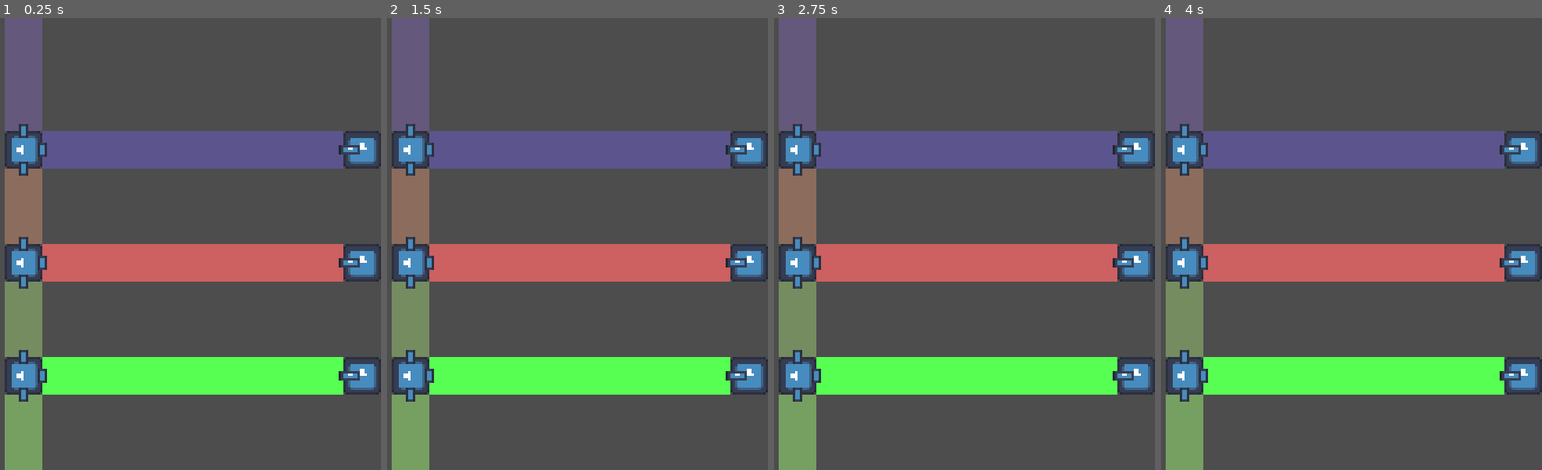
Above: before the commit, frames 1-4 (left to right).
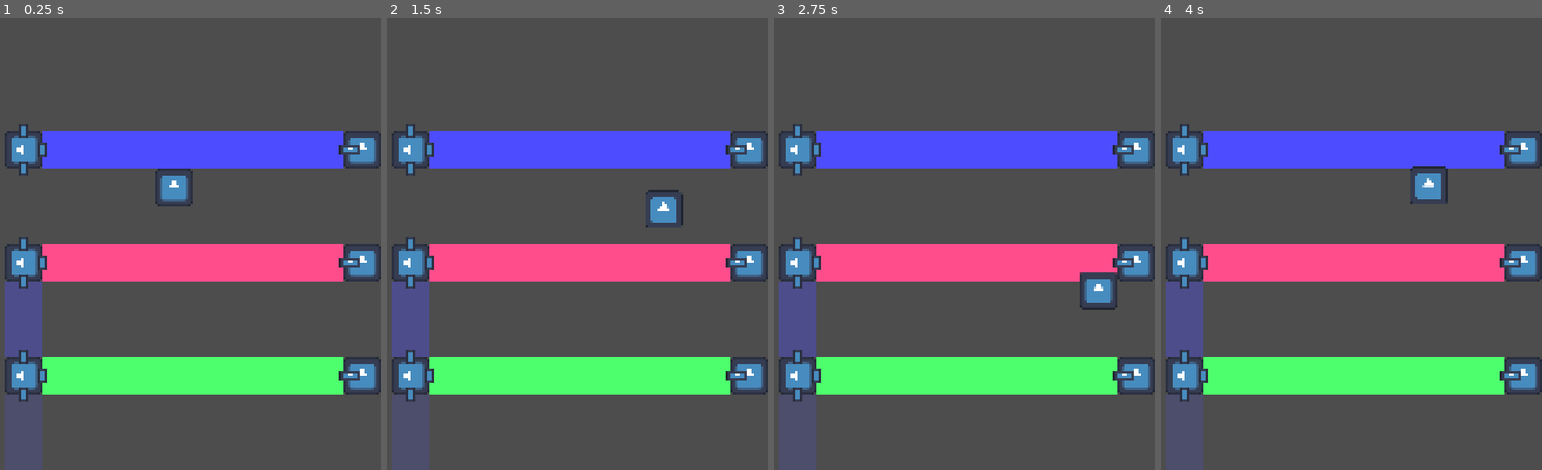
Above: after the commit, the same moments.

Repository: studentkrisk/light-game
Game: Godot game, scene res://world.tscn
Two runs of this game, one before a commit and one after it. Both use one fixed random seed, a clock stepped at 60 frames per second and the inputs below. The engine's default icon, where the game draws it, is replaced by a stand-in: a white triangle on a blue panel in a dark square.
Inputs:
- Up to frame 1 (0.25 s): no input
- Up to frame 2 (1.5 s): tap Enter at 0.5 s; hold D (right, bound only after the commit) 0.53-1.28 s; hold S (down, bound only after the commit) from 1.28 s (still down)
- Up to frame 3 (2.75 s): release S (down, bound only after the commit) at 2.03 s; hold D (right, bound only after the commit) from 2.03 s (still down)
- Up to frame 4 (4 s): tap Space at 2.75 s; release D (right, bound only after the commit) at 2.78 s; hold W (up, bound only after the commit) 2.78-3.53 s; hold A (left, bound only after the commit) from 3.53 s (still down)

The runs differ from the first frame. In frame 1, 27% of the frame differs, in the area x 1-91%, y 0-100%; in frame 2, 27%; in frame 3, 27%; in frame 4, 27%.

Commit message:
added player

Diff:
--- /dev/null
+++ b/LightBody.gd
@@ -0,0 +1,15 @@
+class_name LightBody
+
+extends CharacterBody2D
+
+@export var lights = []
+@export var colors = []
+
+# Called when the node enters the scene tree for the first time.
+func _ready():
+	pass # Replace with function body.
+
+
+# Called every frame. 'delta' is the elapsed time since the previous frame.
+func _process(delta):
+	pass
--- a/emitter.gd
+++ b/emitter.gd
@@ -1,10 +1,8 @@
 class_name Emitter
 
-extends CharacterBody2D
+extends "LightBody.gd"
 
-@export var lights = [[]]
 @export var color = Color(1, 1, 1, 0.5)
-@export var colors = []
 
 func update_light():
 	lights = [[]]
--- a/light.gd
+++ b/light.gd
@@ -13,4 +13,5 @@
 	for lighted in $lights.get_children():
 		for j in len(lighted.lights):
 			if len(lighted.lights[j]) != 0:
+				print(lighted.colors[j])
 				draw_line(lighted.lights[j][0], lighted.lights[j][1], lighted.colors[j], Global.TILE_SIZE)
--- a/mirror.gd
+++ b/mirror.gd
@@ -1,9 +1,6 @@
 class_name Mirror
 
-extends CharacterBody2D
-
-@export var lights = [[], []]
-@export var colors = [Color.TRANSPARENT, Color.TRANSPARENT]
+extends "LightBody.gd"
 
 func update_light(body, color):
 	var ray1: RayCast2D = $RayCast2D1
--- /dev/null
+++ b/player.gd
@@ -0,0 +1,6 @@
+extends CharacterBody2D
+
+func _physics_process(delta):
+	velocity += Input.get_vector("left", "right", "up", "down")*25
+	velocity *= 0.7
+	move_and_slide()
--- /dev/null
+++ b/player.tscn
@@ -0,0 +1,18 @@
+[gd_scene load_steps=4 format=3 uid="uid://b4wwpgrebgi3k"]
+
+[ext_resource type="Script" path="res://player.gd" id="1_i50qj"]
+[ext_resource type="Texture2D" uid="uid://bbsg1dtpuhsj6" path="res://icon.svg" id="2_d3f2y"]
+
+[sub_resource type="RectangleShape2D" id="RectangleShape2D_ut664"]
+size = Vector2(16, 16)
+
+[node name="player" type="CharacterBody2D"]
+motion_mode = 1
+script = ExtResource("1_i50qj")
+
+[node name="CollisionShape2D" type="CollisionShape2D" parent="."]
+shape = SubResource("RectangleShape2D_ut664")
+
+[node name="Icon" type="Sprite2D" parent="."]
+scale = Vector2(0.125, 0.125)
+texture = ExtResource("2_d3f2y")
--- a/project.godot
+++ b/project.godot
@@ -27,6 +27,29 @@
 window/size/window_height_override=768
 window/stretch/mode="viewport"
 
+[input]
+
+up={
+"deadzone": 0.5,
+"events": [Object(InputEventKey,"resource_local_to_scene":false,"resource_name":"","device":-1,"window_id":0,"alt_pressed":false,"shift_pressed":false,"ctrl_pressed":false,"meta_pressed":false,"pressed":false,"keycode":0,"physical_keycode":87,"key_label":0,"unicode":119,"echo":false,"script":null)
+]
+}
+down={
+"deadzone": 0.5,
+"events": [Object(InputEventKey,"resource_local_to_scene":false,"resource_name":"","device":-1,"window_id":0,"alt_pressed":false,"shift_pressed":false,"ctrl_pressed":false,"meta_pressed":false,"pressed":false,"keycode":0,"physical_keycode":83,"key_label":0,"unicode":115,"echo":false,"script":null)
+]
+}
+left={
+"deadzone": 0.5,
+"events": [Object(InputEventKey,"resource_local_to_scene":false,"resource_name":"","device":-1,"window_id":0,"alt_pressed":false,"shift_pressed":false,"ctrl_pressed":false,"meta_pressed":false,"pressed":false,"keycode":0,"physical_keycode":65,"key_label":0,"unicode":97,"echo":false,"script":null)
+]
+}
+right={
+"deadzone": 0.5,
+"events": [Object(InputEventKey,"resource_local_to_scene":false,"resource_name":"","device":-1,"window_id":0,"alt_pressed":false,"shift_pressed":false,"ctrl_pressed":false,"meta_pressed":false,"pressed":false,"keycode":0,"physical_keycode":68,"key_label":0,"unicode":100,"echo":false,"script":null)
+]
+}
+
 [rendering]
 
 renderer/rendering_method="gl_compatibility"
--- a/splitter.gd
+++ b/splitter.gd
@@ -1,14 +1,13 @@
 class_name Splitter
 
-extends CharacterBody2D
-
-@export var lights = [[], [], []]
-@export var colors = [Color.RED*0, Color.RED*0, Color.RED*0]
+extends "LightBody.gd"
 
 func split(color: Color):
-	return [color/2, color/2]
+	return [Color(color, color.a/2), Color(color, color.a/2)]
 
 func update_light(body, color):
+	lights = [[], [], []]
+	colors = [Color(0, 0, 0, 0), Color(0, 0, 0, 0), Color(0, 0, 0, 0)]
 	var ray1: RayCast2D = $RayCast2D1
 	var dir1 = (ray1.to_global(ray1.target_position) - ray1.global_position).normalized()
 	var start1 = ray1.global_position
--- a/world.tscn
+++ b/world.tscn
@@ -1,8 +1,9 @@
-[gd_scene load_steps=5 format=3 uid="uid://g4o5jlyx2s3j"]
+[gd_scene load_steps=6 format=3 uid="uid://g4o5jlyx2s3j"]
 
 [ext_resource type="PackedScene" uid="uid://bra62kyne5wmp" path="res://emitter.tscn" id="1_gxkug"]
 [ext_resource type="Script" path="res://light.gd" id="1_xe56f"]
 [ext_resource type="PackedScene" uid="uid://bek8804kmhsuq" path="res://splitter.tscn" id="3_8sics"]
+[ext_resource type="PackedScene" uid="uid://b4wwpgrebgi3k" path="res://player.tscn" id="4_jeo0j"]
 
 [sub_resource type="CanvasItemMaterial" id="CanvasItemMaterial_84yd0"]
 blend_mode = 1
@@ -13,6 +14,9 @@
 
 [node name="Camera2D" type="Camera2D" parent="."]
 
+[node name="player" parent="." instance=ExtResource("4_jeo0j")]
+position = Vector2(40, -24)
+
 [node name="lights" type="Node2D" parent="."]
 
 [node name="emitter" parent="lights" instance=ExtResource("1_gxkug")]
@@ -21,11 +25,15 @@
 
 [node name="emitter2" parent="lights" instance=ExtResource("1_gxkug")]
 position = Vector2(120, 8)
-color = Color(1, 0, 0, 0.501961)
+color = Color(1, 0, 0, 1)
 
 [node name="emitter3" parent="lights" instance=ExtResource("1_gxkug")]
 position = Vector2(120, -40)
-color = Color(0, 0, 1, 0.25098)
+color = Color(0, 0, 1, 1)
+
+[node name="emitter4" parent="lights" instance=ExtResource("1_gxkug")]
+position = Vector2(120, -40)
+color = Color(0, 0, 1, 1)
 
 [node name="splitter" parent="lights" instance=ExtResource("3_8sics")]
 position = Vector2(-24, 56)
